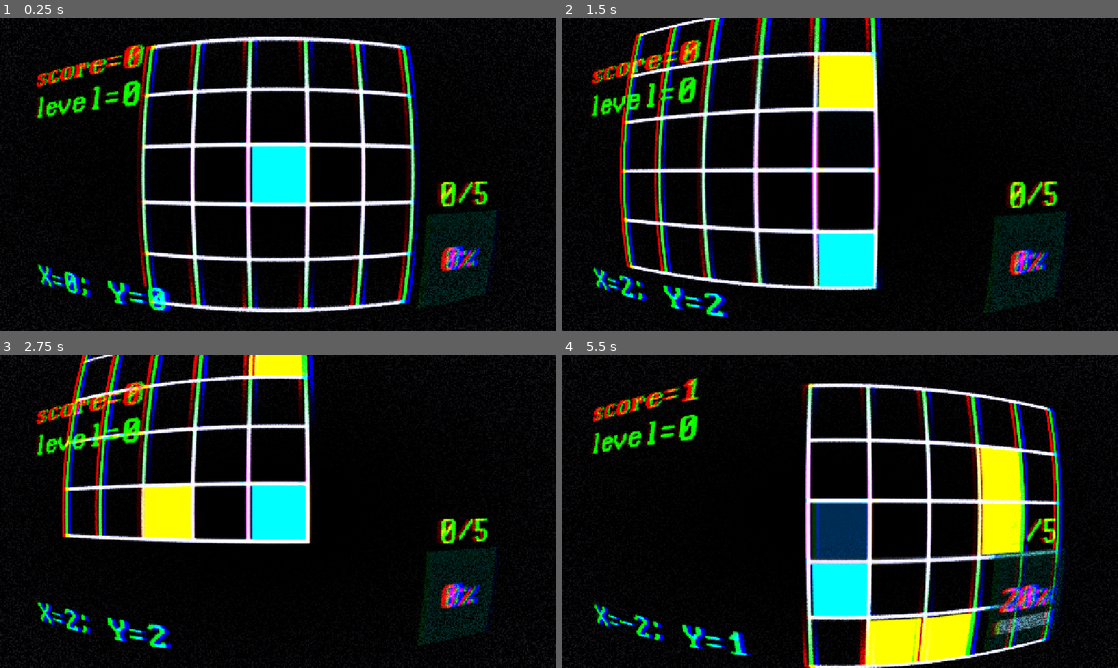
Above: before the commit, frames 1-4 (two rows, left to right).
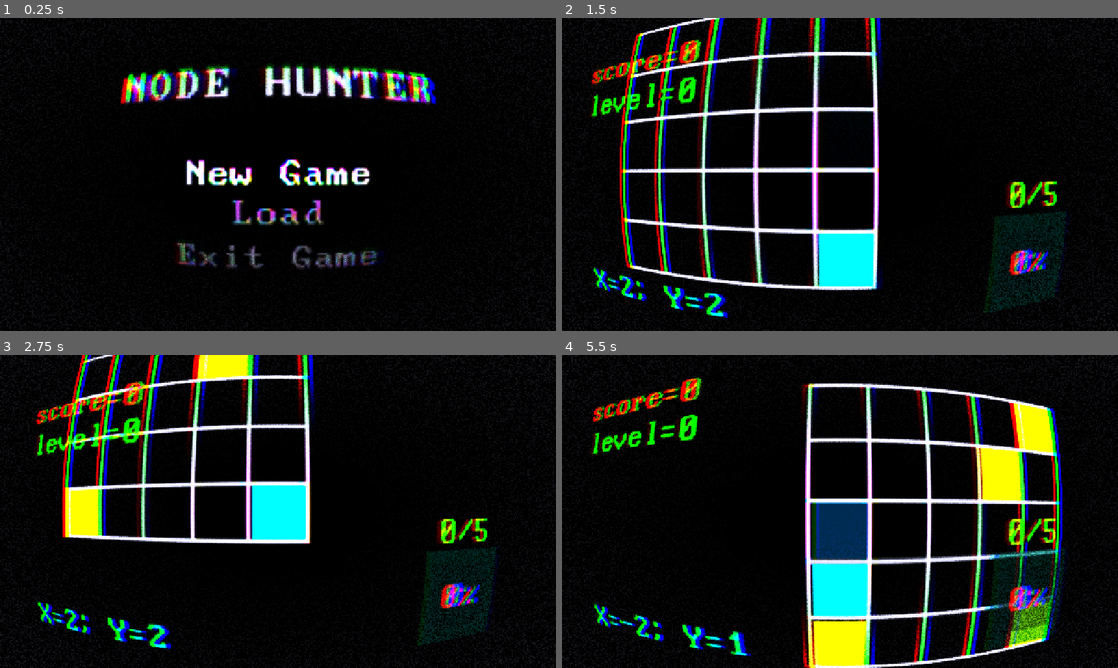
Above: after the commit, the same moments.

Repository: maseyonok421/maseyonok-sTestGameAboutPointThatCanMoveIn4DirectionsOnGrid
Game: Godot game, scene res://scenes/mainMenu.tscn
The game is run twice, just before and just after one commit, with the same random seed, the same clock (stepped at 60 frames per second) and the same inputs. Before the commit the project starts from res://scenes/game.tscn.
Inputs:
- Up to frame 1 (0.25 s): no input
- Up to frame 2 (1.5 s): tap Enter (ui_accept) at 0.5, 0.77 s; hold Right (ui_right) 0.53-1.28 s; hold Down (ui_down) from 1.28 s (still down)
- Up to frame 3 (2.75 s): tap Enter (ui_accept) at 1.52 s; release Down (ui_down) at 2.03 s; hold Right (ui_right) from 2.03 s (still down)
- Up to frame 4 (5.5 s): release Right (ui_right) at 2.78 s; hold Up (ui_up) 2.78-3.53 s; tap Enter (ui_accept) at 3.02, 3.77, 4.52 s; hold Left (ui_left) 3.53-5.03 s; hold Down (ui_down) from 5.03 s (still down)

The runs differ from the first frame. In frame 1, 25% of the frame differs, in the area x 0-100%, y 0-100%; in frame 2, 1.8%; in frame 3, 3.8%; in frame 4, 8.2%.

Commit message:
[F] Now Menu Scene is Main

Diff:
--- a/project.godot
+++ b/project.godot
@@ -11,7 +11,7 @@
 [application]
 
 config/name="maseyonok-sTestGameAboutPointThatCanMoveIn4DirectoriesOnGrid"
-run/main_scene="uid://ct3fjmk24n06b"
+run/main_scene="uid://cp0c1gbu862wf"
 config/features=PackedStringArray("4.5", "Forward Plus")
 config/icon="res://icon.svg"
 
